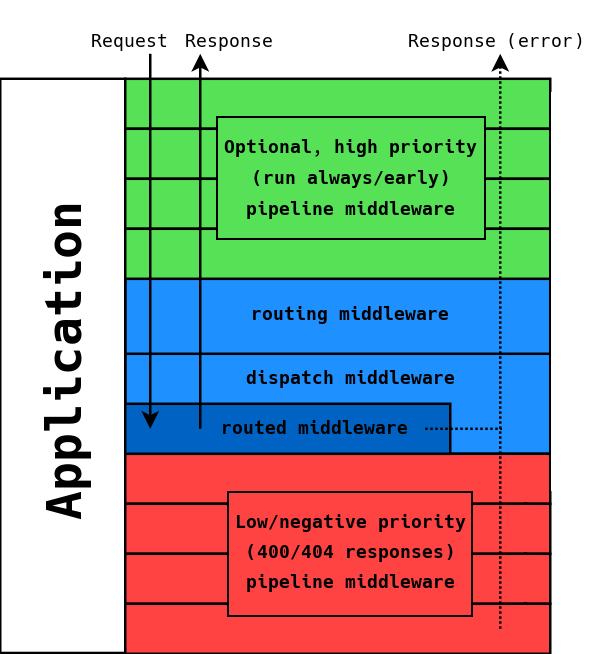
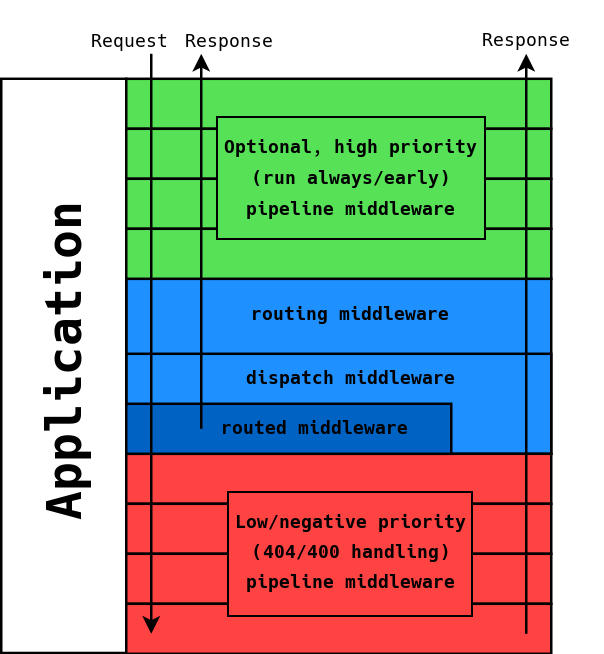
Layer changes from the first 604 × 654 image to the second:
renamed "Response (error)" to "Response #1", painted on it over [409, 33, 582, 51]
painted on "Low/negative priority ..." over [248, 544, 453, 562]
renamed "Diagram" to "New Diagram", painted on it over [1, 53, 553, 654]
